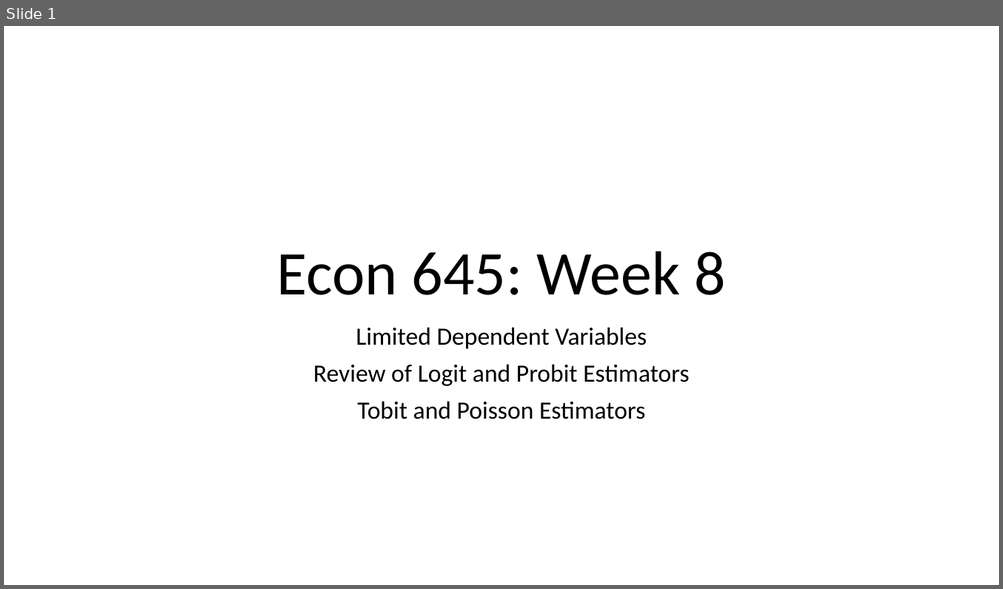
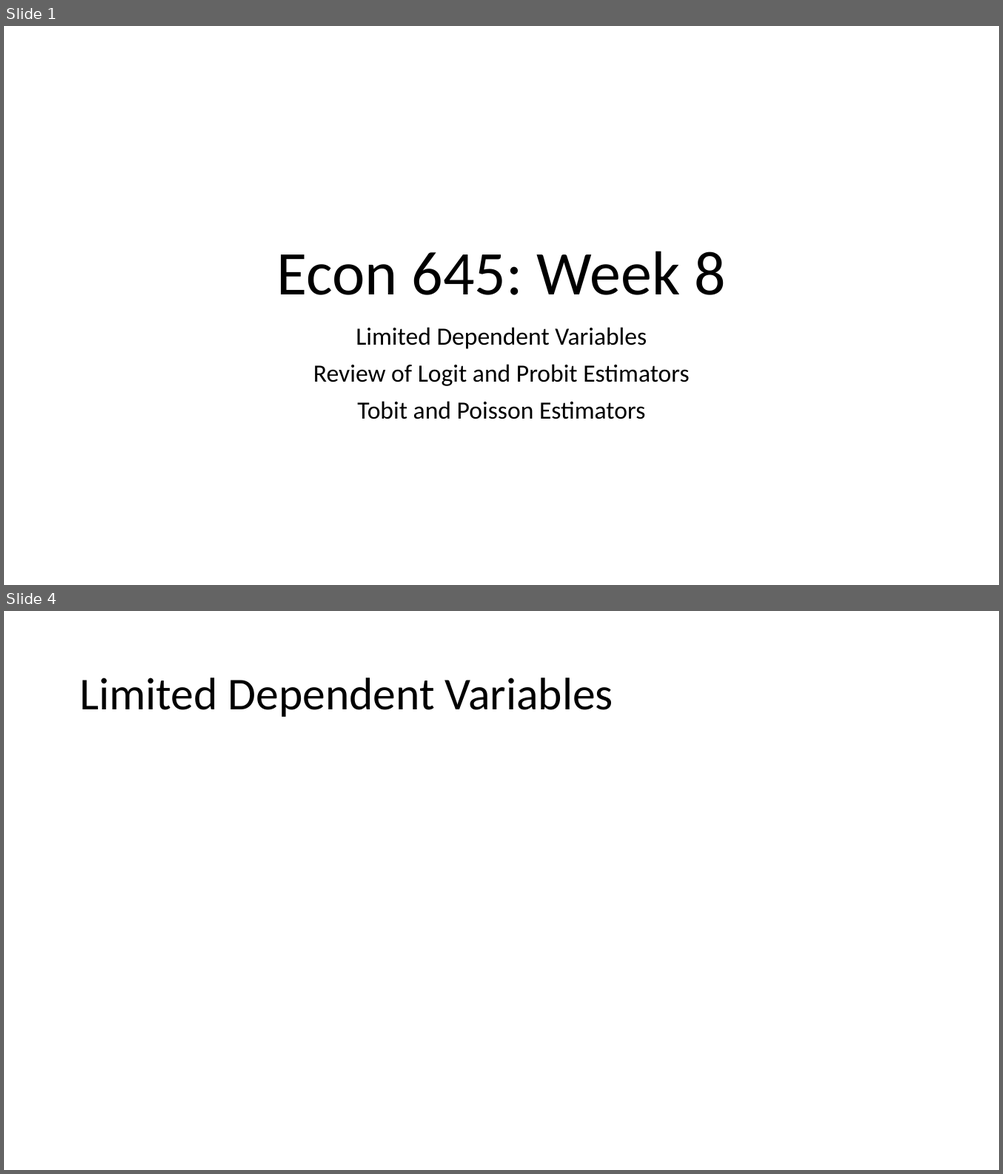
Before and after one commit to tmontgo/Econ645, a slide deck: Slides/Week_8_Limited_Dependent_Part1.pptx. Shown one above the other, each under a label of ours: slide 1 before the commit, slides 1 and 4 after it; the slides between them are not shown. The pictures are 1003x589 and 1003x1174 pixels, drawn with LibreOffice and Linux fonts; fonts in the diff are those of the drawing; grey boxes stand for pictures. Boxes give left, top, right and bottom in pixels: in the first picture for what was removed or moved away, otherwise in the second. Text is boxed around its words. In the diff, an @@ line names an element or a change of style, - is before the commit and + after.

```diff
--- a/Slides/Week_8_Limited_Dependent_Part1.pptx
+++ b/Slides/Week_8_Limited_Dependent_Part1.pptx
@@ slide 4 added at bbox=[4, 611, 999, 1170], background #FFFFFF @@
@@ title added at bbox=[79, 678, 613, 717], 44 pt, text #000000 @@
+Limited Dependent Variables
```
Also in this commit, not shown: 1 slide changed, 11 other slides added, 2 other files.
